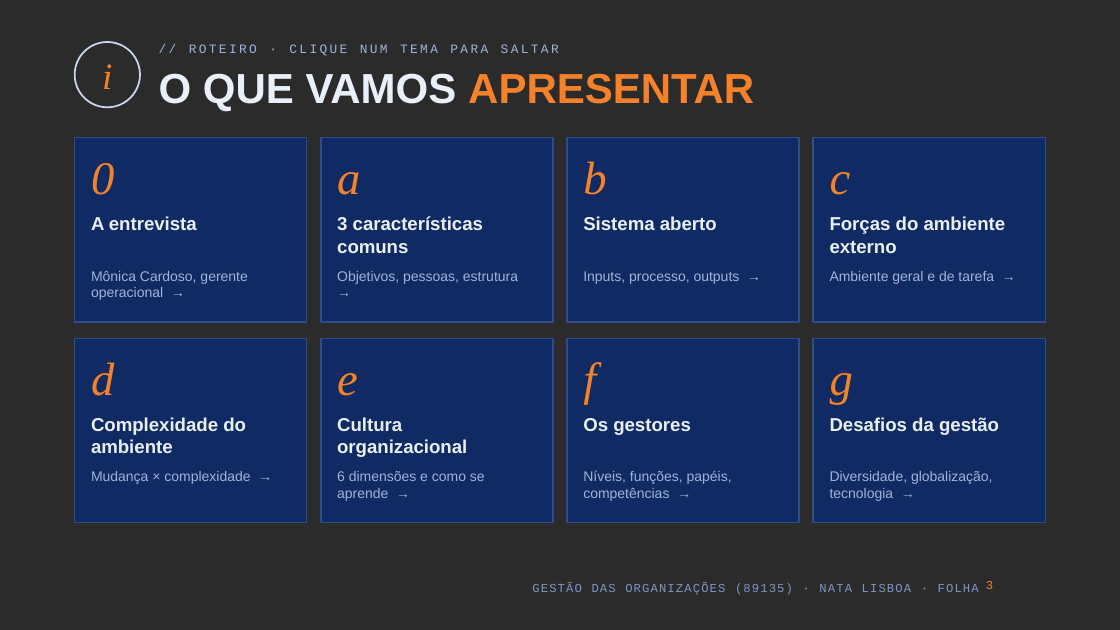
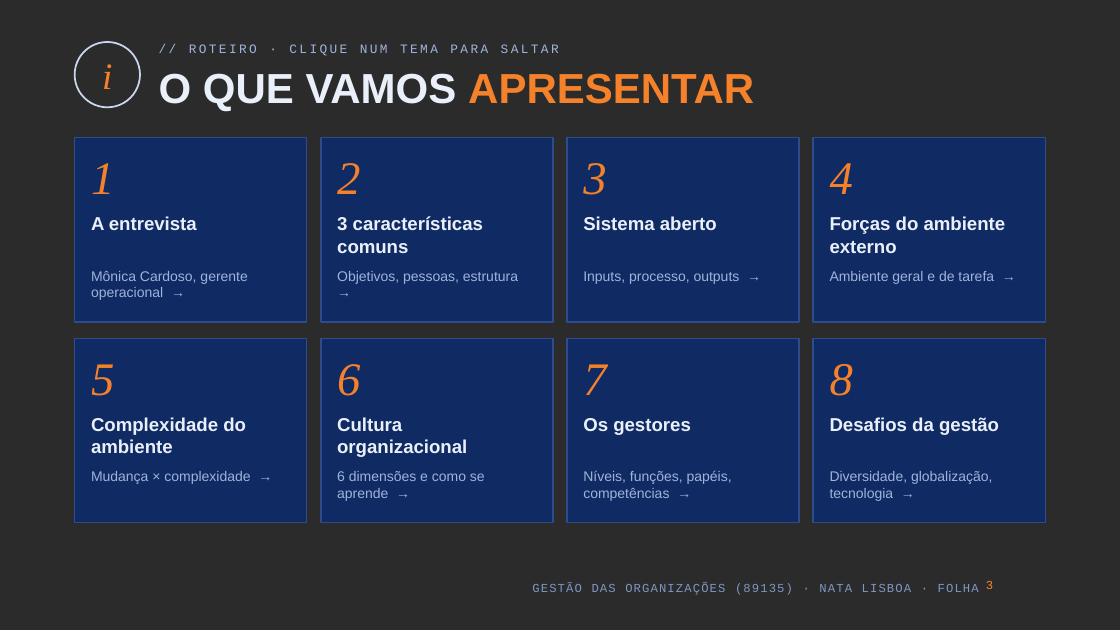
Before and after one commit to kd25gpgdw9-lang/Oceanum, a slide deck: slide 3 of apresentacao-go-89135/Nata_Lisboa_GO_89135.pptx. Drawn at 1120x630 pixels with LibreOffice and Linux fonts; fonts in the diff are those of the drawing; background and template pictures are left out; a plain dark background stands for a picture behind light text. Boxes give left, top, right and bottom in pixels: in the first picture for what was removed or moved away, otherwise in the second. Text is boxed around its words. In the diff, an @@ line names an element or a change of style, - is before the commit and + after.

```diff
--- a/apresentacao-go-89135/Nata_Lisboa_GO_89135.pptx
+++ b/apresentacao-go-89135/Nata_Lisboa_GO_89135.pptx
@@ text at (91,163,114,194): text changed @@
-0
+1
@@ text at (337,163,360,194): text changed @@
-a
+2
@@ text at (583,163,606,195): text changed @@
-b
+3
@@ text at (830,163,853,194): text changed @@
-c
+4
@@ text at (91,364,114,396): text changed @@
-d
+5
@@ text at (337,364,360,396): text changed @@
-e
+6
@@ text at (583,364,606,395): text changed @@
-f
+7
@@ text at (830,364,853,396): text changed @@
-g
+8
```
Also in this commit, not shown: 2 other slides changed, 2 other files.
